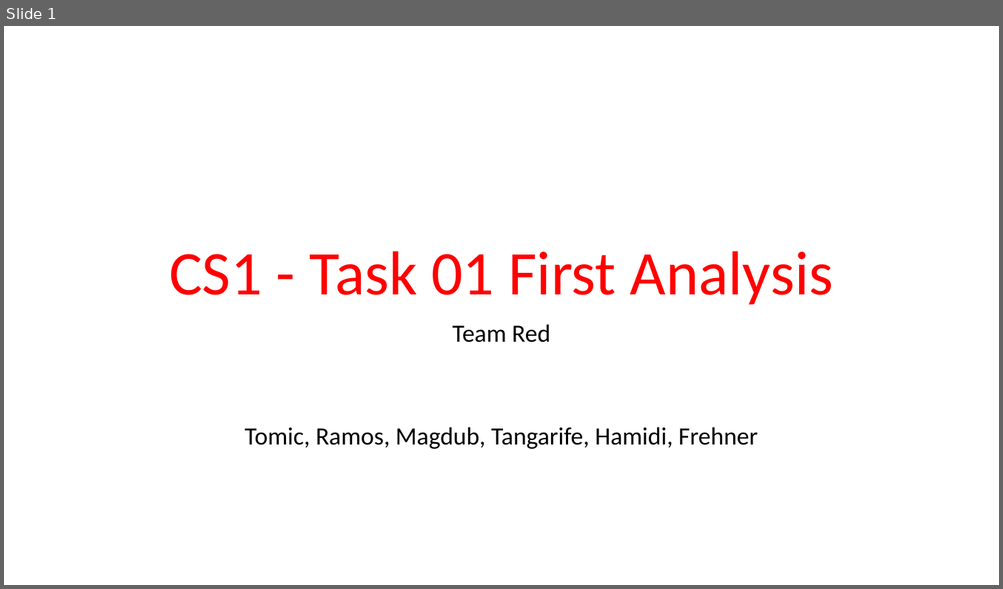
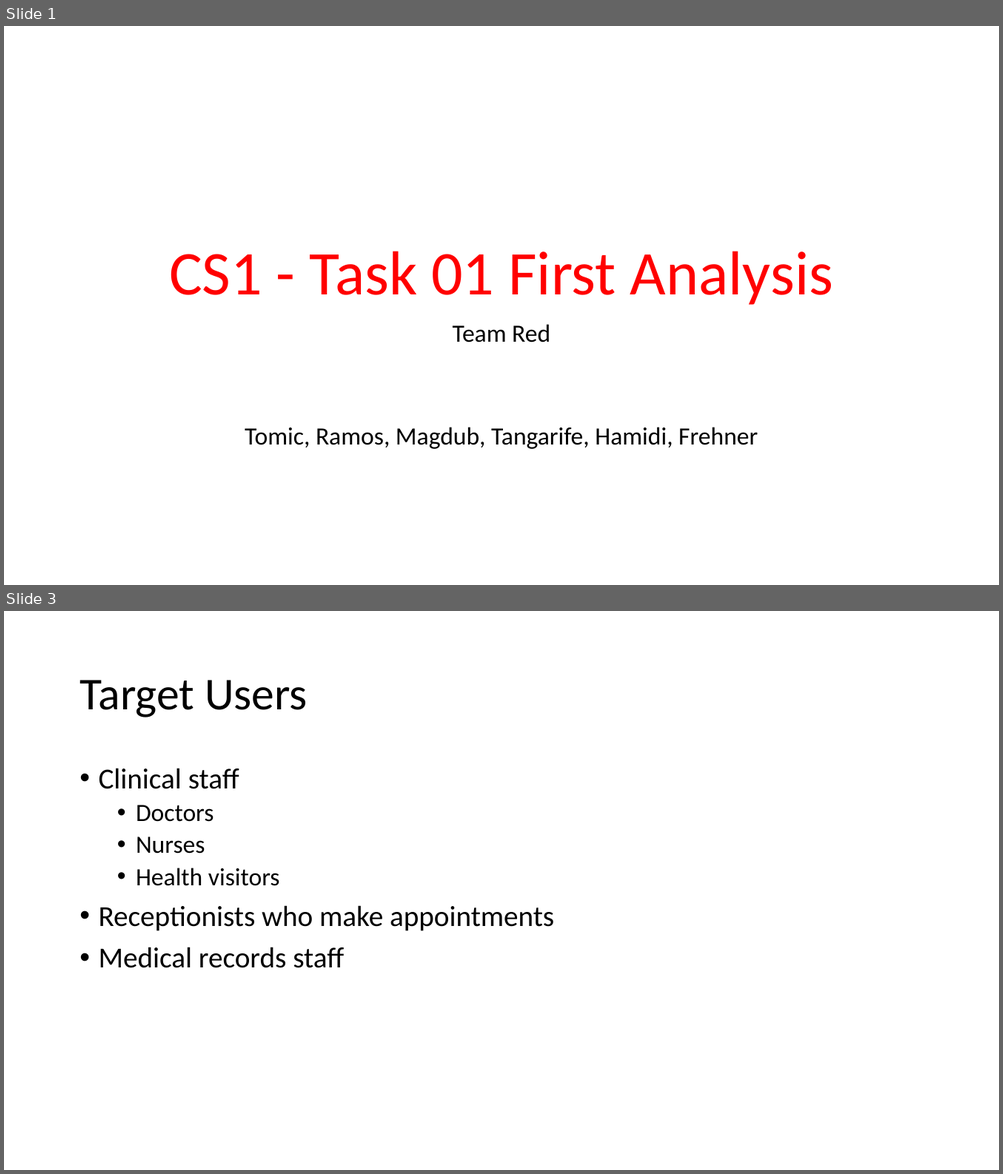
Before and after one commit to tomia1/ch.bfh.btx8081.w2016.red, a slide deck: doc/task1/red_task1.pptx. Shown one above the other, each under a label of ours: slide 1 before the commit, slides 1 and 3 after it; the slides between them are not shown. The pictures are 1003x589 and 1003x1174 pixels, drawn with LibreOffice and Linux fonts; fonts in the diff are those of the drawing. Boxes give left, top, right and bottom in pixels: in the first picture for what was removed or moved away, otherwise in the second. Text is boxed around its words. In the diff, an @@ line names an element or a change of style, - is before the commit and + after.

Commit message:
Target Users, Key Features

```diff
--- a/doc/task1/red_task1.pptx
+++ b/doc/task1/red_task1.pptx
@@ slide 3 added at <box>4,611,999,1170</box>, background #FFFFFF @@
@@ title added at <box>79,680,307,718</box>, 44 pt, text #000000 @@
+Target Users
@@ text added at <box>99,768,554,968</box>, 28 pt, text #000000 @@
+• Clinical staff
+  • Doctors
+  • Nurses
+  • Health visitors
+• Receptionists who make appointments
+• Medical records staff
```
Also in this commit, not shown: 1 slide changed, 2 other slides added, 1 slide removed.
